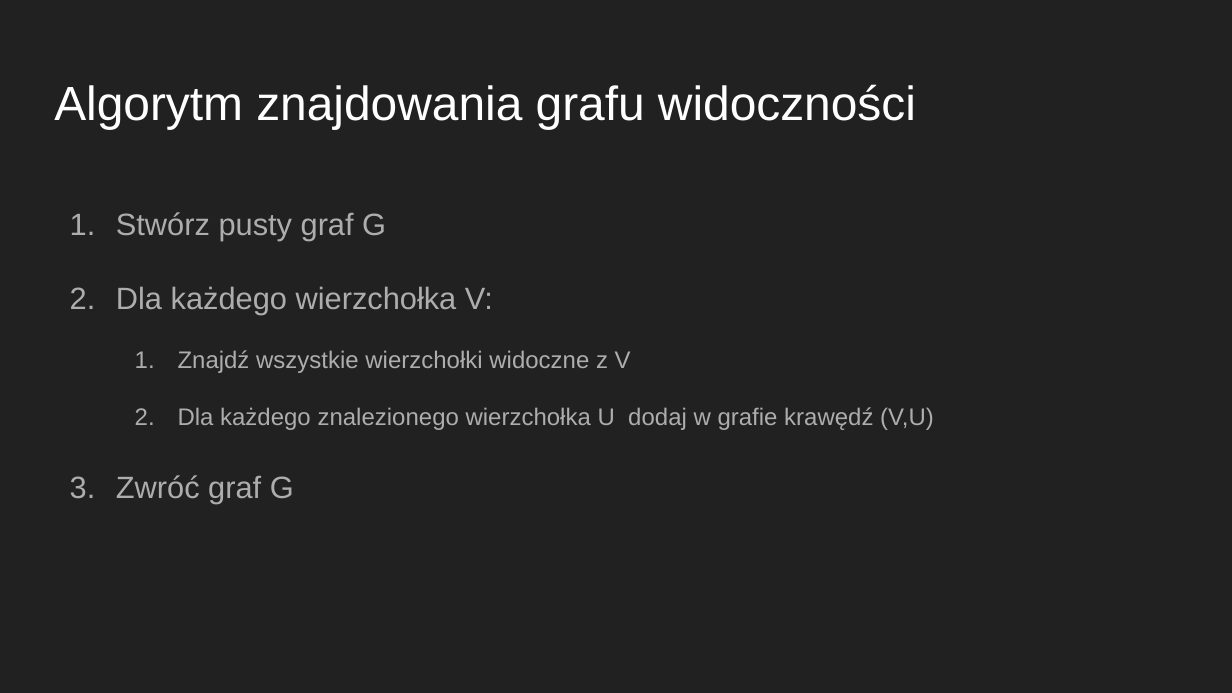
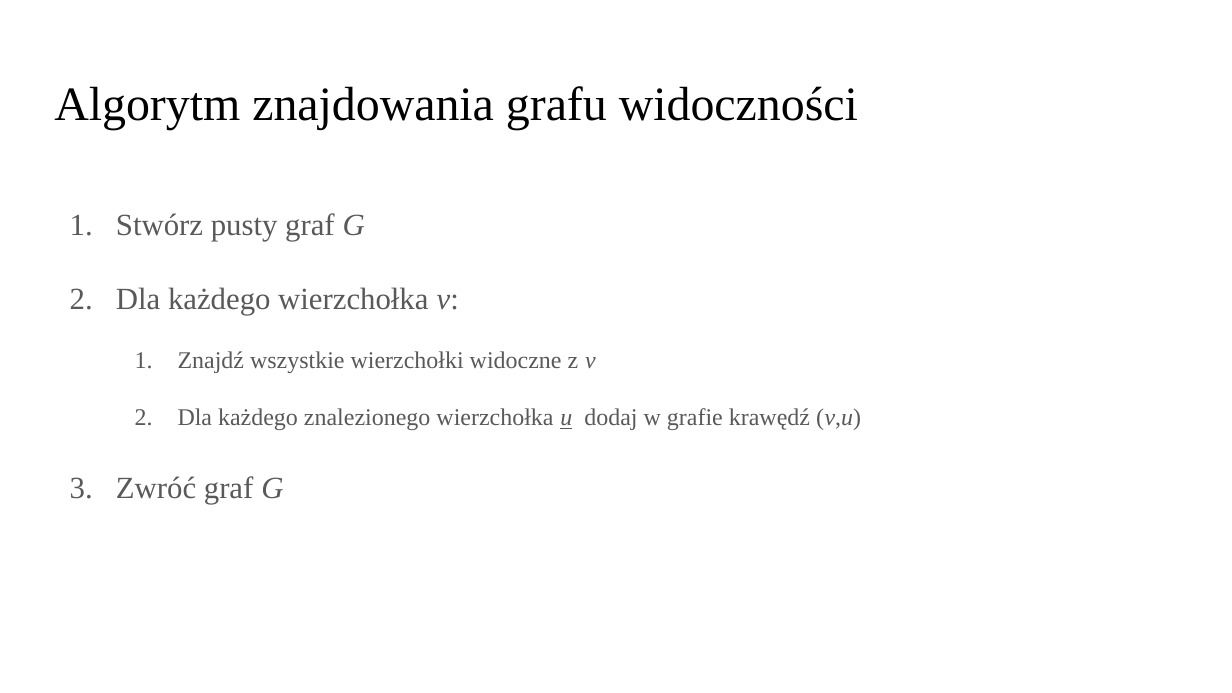
Before and after one commit to Mozarek/VisibilityGraph, a slide deck: slide 3 of presentation/Graf widoczności.pptx. Drawn at 1232x693 pixels with LibreOffice and Linux fonts; fonts in the diff are those of the drawing. Boxes give left, top, right and bottom in pixels: in the first picture for what was removed or moved away, otherwise in the second. Text is boxed around its words. In the diff, an @@ line names an element or a change of style, - is before the commit and + after.

```diff
--- a/presentation/Graf widoczności.pptx
+++ b/presentation/Graf widoczności.pptx
@@ background #212121 to #FFFFFF @@
@@ title "Algorytm znajdowania grafu widoczności" at bbox=[54, 86, 858, 129]: font Arial to Times New Roman, text colour #FFFFFF to #000000 @@
@@ text at bbox=[116, 213, 365, 504]: font Arial to Times New Roman, text colour #ADADAD to #595959 in "Stwórz pusty graf G", "Zwróć graf G"; italic on in "G", "G"; bullet colour #ADADAD to #595959 @@
@@ text at bbox=[116, 287, 861, 430]: text changed; font Arial to Times New Roman; text colour #ADADAD to #595959 @@
-2. Dla każdego wierzchołka V:
-  1. Znajdź wszystkie wierzchołki widoczne z V
-  2. Dla każdego znalezionego wierzchołka U dodaj w grafie krawędź (V,U)
+2. Dla każdego wierzchołka v:
+  1. Znajdź wszystkie wierzchołki widoczne z v
+  2. Dla każdego znalezionego wierzchołka u dodaj w grafie krawędź (v,u)
```
Also in this commit, not shown: 5 other slides changed, 3 slides added, 2 slides removed.
